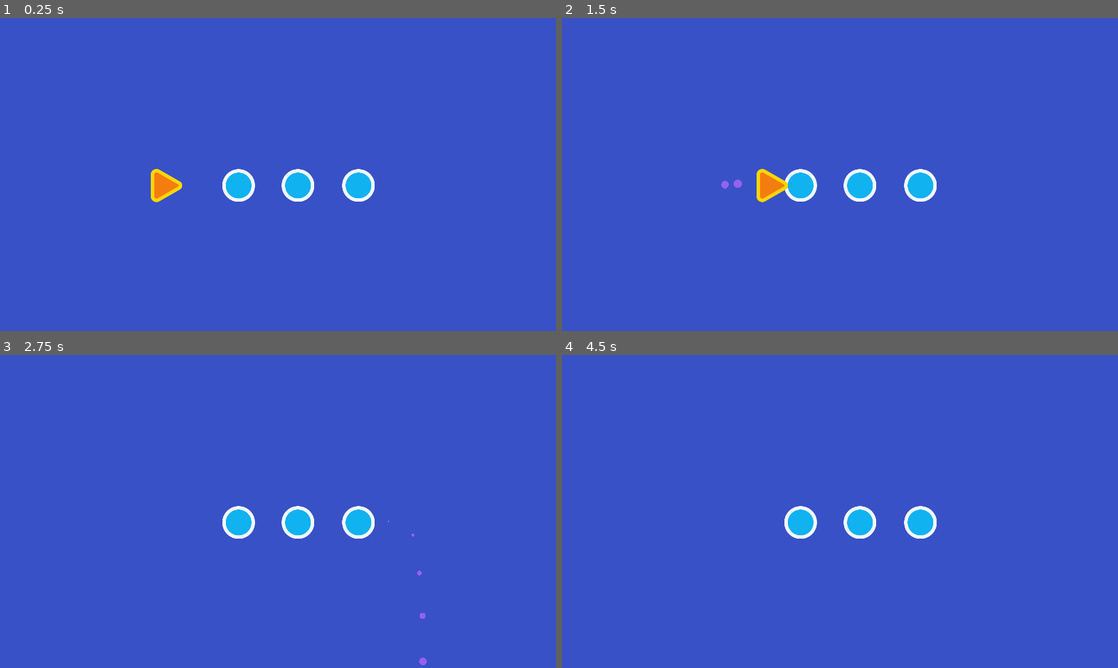
Above: before the commit, frames 1-4 (two rows, left to right).
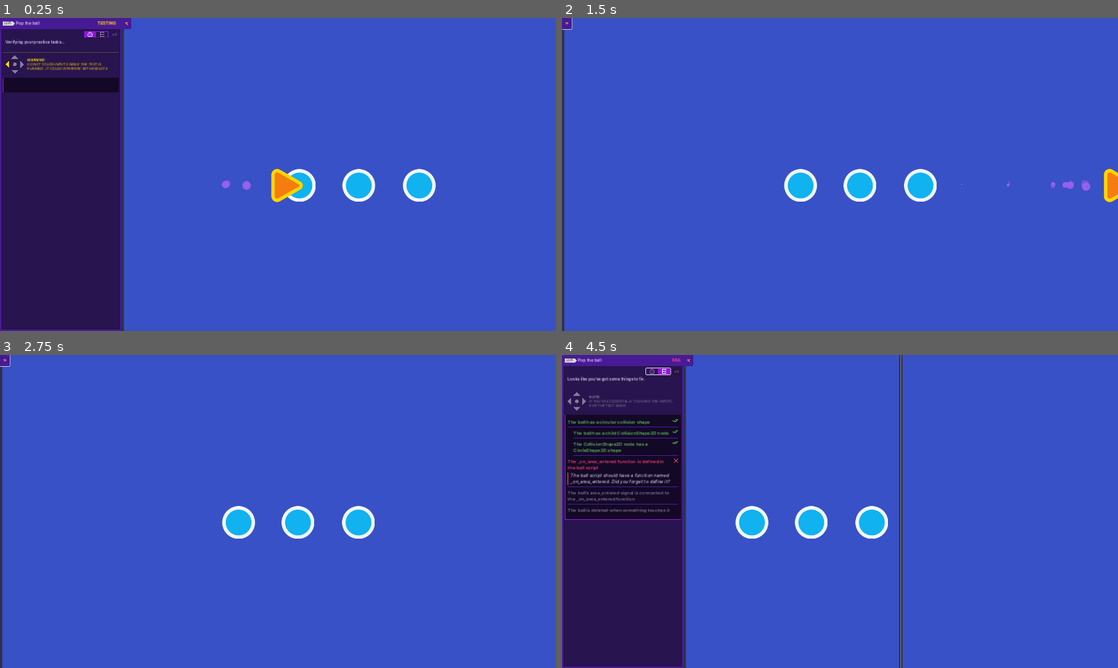
Above: after the commit, the same moments.

Repository: Gaymer7750/2d-GameDev-Course-
Game: Godot game, scene res://practices/L2.P1.pop_the_ball/pop_the_ball.tscn
Two runs of this game, one before a commit and one after it. Both use one fixed random seed, a clock stepped at 60 frames per second and the inputs below. This scene is started directly instead of the project's main scene.
Inputs (mouse positions are in pixels of both pictures, inside the frame that each line leads up to):
- Up to frame 1 (0.25 s): no input
- Up to frame 2 (1.5 s): click (689, 24) at 0.52 s; hold D (move_right) from 1.28 s (still down)
- Up to frame 3 (2.75 s): release D (move_right) at 2.03 s; hold S (move_down) from 2.03 s (still down)
- Up to frame 4 (4.5 s): release S (move_down) at 2.78 s; hold D (move_right) 2.78-3.53 s; tap Enter at 3.5 s; hold W (move_up) 3.53-4.25 s; click (656, 370) at 4.27 s

The runs differ from the first frame. In frame 1, 24% of the frame differs, in the area x 0-79%, y 0-100%; in frame 2, 1.4%; in frame 3, 0.7%; in frame 4, 25%, in the area x 0-68%, y 0-100%.

Commit message:
L1 and L2 Practice

Diff:
--- /dev/null
+++ b/05.loot_it_all_workbook/lessons/health_pack.gd
@@ -0,0 +1,9 @@
+extends Area2D
+
+
+func _ready() -> void:
+	area_entered.connect(_on_area_entered)
+
+
+func _on_area_entered(area_that_entered: Area2D) -> void:
+	queue_free()
--- /dev/null
+++ b/05.loot_it_all_workbook/lessons/health_pack.tscn
@@ -0,0 +1,18 @@
+[gd_scene load_steps=4 format=3 uid="uid://du32n083evavv"]
+
+[ext_resource type="Script" path="res://lessons/health_pack.gd" id="1_r10rk"]
+[ext_resource type="Texture2D" uid="uid://dknpi2mq4dhpa" path="res://assets/health_icon.svg" id="2_n8km5"]
+
+[sub_resource type="CircleShape2D" id="CircleShape2D_j2ng2"]
+radius = 24.0208
+
+[node name="HealthPack" type="Area2D"]
+script = ExtResource("1_r10rk")
+
+[node name="Sprite2D" type="Sprite2D" parent="."]
+texture = ExtResource("2_n8km5")
+
+[node name="CollisionShape2D" type="CollisionShape2D" parent="."]
+shape = SubResource("CircleShape2D_j2ng2")
+
+[connection signal="area_entered" from="." to="." method="_on_area_entered"]
--- a/05.loot_it_all_workbook/lessons/space_level.tscn
+++ b/05.loot_it_all_workbook/lessons/space_level.tscn
@@ -1,6 +1,6 @@
 [gd_scene load_steps=3 format=3 uid="uid://btkjymc78ap8d"]
 
-[ext_resource type="PackedScene" uid="uid://dmv50krf4bo5r" path="res://lessons_reference/01.your_first_collectible/ship.tscn" id="2_2j1u5"]
+[ext_resource type="PackedScene" uid="uid://dmv50krf4bo5r" path="res://lessons/ship.tscn" id="2_2j1u5"]
 [ext_resource type="PackedScene" uid="uid://bxfevggvxo634" path="res://assets/background/space_background.tscn" id="3_e6xy1"]
 
 [node name="Level" type="Node2D"]
--- a/05.loot_it_all_workbook/practices/L2.P1.pop_the_ball/ball.tscn
+++ b/05.loot_it_all_workbook/practices/L2.P1.pop_the_ball/ball.tscn
@@ -1,10 +1,16 @@
-[gd_scene load_steps=3 format=3]
+[gd_scene load_steps=4 format=3 uid="uid://d278cpsachxk8"]
 
 [ext_resource type="Script" path="res://practices/L2.P1.pop_the_ball/ball.gd" id="1_7w7gm"]
-[ext_resource type="Texture2D" path="res://assets/practice_assets/ball.png" id="2_2kkgw"]
+[ext_resource type="Texture2D" uid="uid://cswtclqvybbba" path="res://assets/practice_assets/ball.png" id="2_2kkgw"]
+
+[sub_resource type="CircleShape2D" id="CircleShape2D_xn13h"]
+radius = 56.0089
 
 [node name="Ball" type="Area2D"]
 script = ExtResource("1_7w7gm")
 
 [node name="Sprite2D" type="Sprite2D" parent="."]
 texture = ExtResource("2_2kkgw")
+
+[node name="CollisionShape2D" type="CollisionShape2D" parent="."]
+shape = SubResource("CircleShape2D_xn13h")
--- /dev/null
+++ b/05.loot_it_all_workbook/practices/L2.P1.pop_the_ball/pop_the_ball.gd
@@ -0,0 +1,10 @@
+extends Node2D
+
+
+
+
+
+
+
+func _on_area_entered(area_that_entered) -> void:
+	queue_free()
--- a/05.loot_it_all_workbook/practices/L2.P1.pop_the_ball/pop_the_ball.tscn
+++ b/05.loot_it_all_workbook/practices/L2.P1.pop_the_ball/pop_the_ball.tscn
@@ -1,28 +1,22 @@
-[gd_scene load_steps=5 format=3]
+[gd_scene load_steps=3 format=3 uid="uid://dh5g6h314px8d"]
 
-[ext_resource type="PackedScene" path="res://practices/L2.P1.pop_the_ball/ball.tscn" id="1_nyxov"]
-[ext_resource type="Script" path="res://practices/L2.P1.pop_the_ball/ball.gd" id="2_82wsk"]
+[ext_resource type="PackedScene" uid="uid://d278cpsachxk8" path="res://practices/L2.P1.pop_the_ball/ball.tscn" id="1_nyxov"]
 [ext_resource type="PackedScene" path="res://practices/L2.P1.pop_the_ball/needle.tscn" id="3_w8ucv"]
-[ext_resource type="Script" path="res://practices/L2.P1.pop_the_ball/needle.gd" id="4_dr85r"]
 
 [node name="PopTheBall" type="Node2D"]
 position = Vector2(960, 540)
 
-[node name="Ball" type="Area2D" parent="." instance=ExtResource("1_nyxov")]
+[node name="Ball" parent="." instance=ExtResource("1_nyxov")]
 position = Vector2(-136, 38)
-script = ExtResource("2_82wsk")
 
-[node name="Ball2" type="Area2D" parent="." instance=ExtResource("1_nyxov")]
+[node name="Ball2" parent="." instance=ExtResource("1_nyxov")]
 position = Vector2(69, 38)
-script = ExtResource("2_82wsk")
 
-[node name="Ball3" type="Area2D" parent="." instance=ExtResource("1_nyxov")]
+[node name="Ball3" parent="." instance=ExtResource("1_nyxov")]
 position = Vector2(278, 38)
-script = ExtResource("2_82wsk")
 
-[node name="Needle" type="Area2D" parent="." instance=ExtResource("3_w8ucv")]
+[node name="Needle" parent="." instance=ExtResource("3_w8ucv")]
 position = Vector2(-399, 38)
-script = ExtResource("4_dr85r")
 
 [node name="ExtraVisuals" type="Node" parent="."]
 
@@ -37,6 +31,10 @@
 anchors_preset = 15
 anchor_right = 1.0
 anchor_bottom = 1.0
+offset_left = 8.0
+offset_right = 8.0
 grow_horizontal = 2
 grow_vertical = 2
 color = Color(0.219608, 0.317647, 0.776471, 1)
+
+[connection signal="area_entered" from="Ball" to="Ball" method="_on_area_entered"]
--- a/05.loot_it_all_workbook/project.godot
+++ b/05.loot_it_all_workbook/project.godot
@@ -1,3 +1,11 @@
+; Engine configuration file.
+; It's best edited using the editor UI and not directly,
+; since the parameters that go here are not all obvious.
+;
+; Format:
+;   [section] ; section goes between []
+;   param=value ; assign values to parameters
+
 config_version=5
 
 [application]
@@ -7,6 +15,10 @@
 config/features=PackedStringArray("4.2", "Forward Plus")
 config/icon="res://icon.png"
 
+[autoload]
+
+Tester="*res://addons/gdquest_practice_framework/tester/ui_test_panel.tscn"
+
 [display]
 
 window/size/viewport_width=1920
@@ -15,6 +27,10 @@
 window/size/window_width_override=1152
 window/size/window_height_override=648
 window/stretch/mode="canvas_items"
+
+[editor_plugins]
+
+enabled=PackedStringArray("res://addons/gdquest_practice_framework/plugin.cfg")
 
 [input]
 
